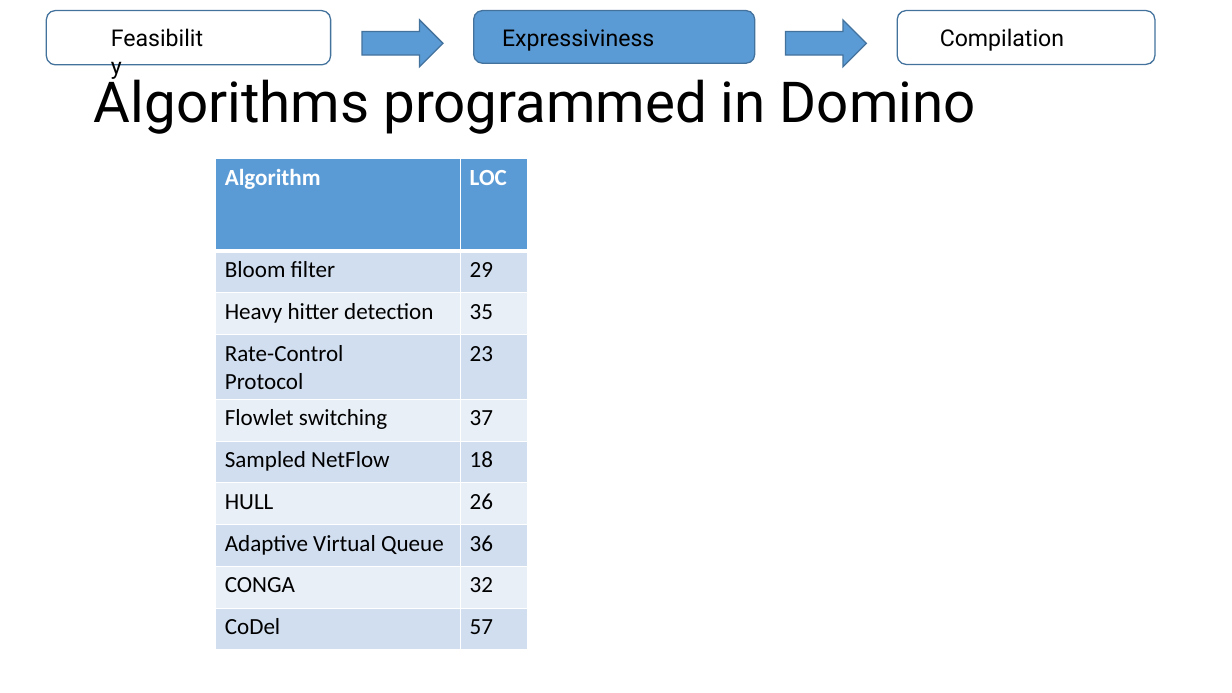
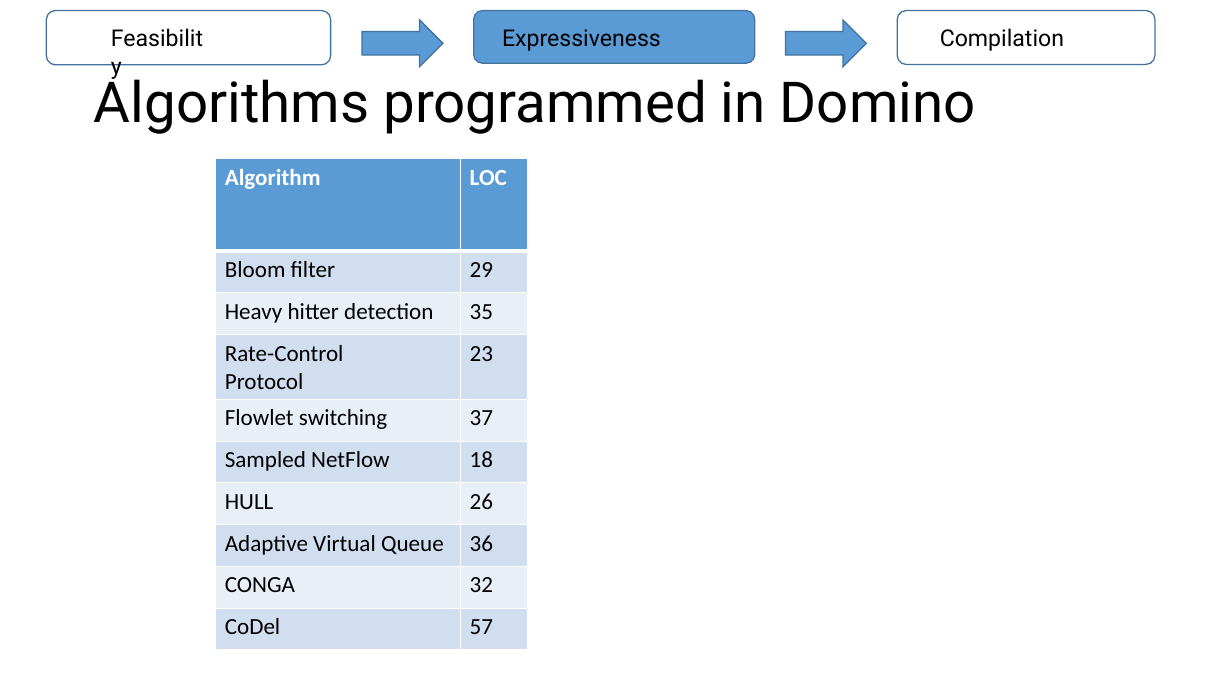
Before and after one commit to anirudhSK/pifo-domino-marple-ppts, a slide deck: slide 35 of domino_pifo.pptx. Drawn at 1232x693 pixels with LibreOffice and Linux fonts; fonts in the diff are those of the drawing. Boxes give left, top, right and bottom in pixels: in the first picture for what was removed or moved away, otherwise in the second. Text is boxed around its words. In the diff, an @@ line names an element or a change of style, - is before the commit and + after.

```diff
--- a/domino_pifo.pptx
+++ b/domino_pifo.pptx
@@ text at bbox=[502, 29, 661, 51]: text changed @@
-Expressiviness
+Expressiveness
```
Also in this commit, not shown: 11 other slides changed, 4 slides added.
